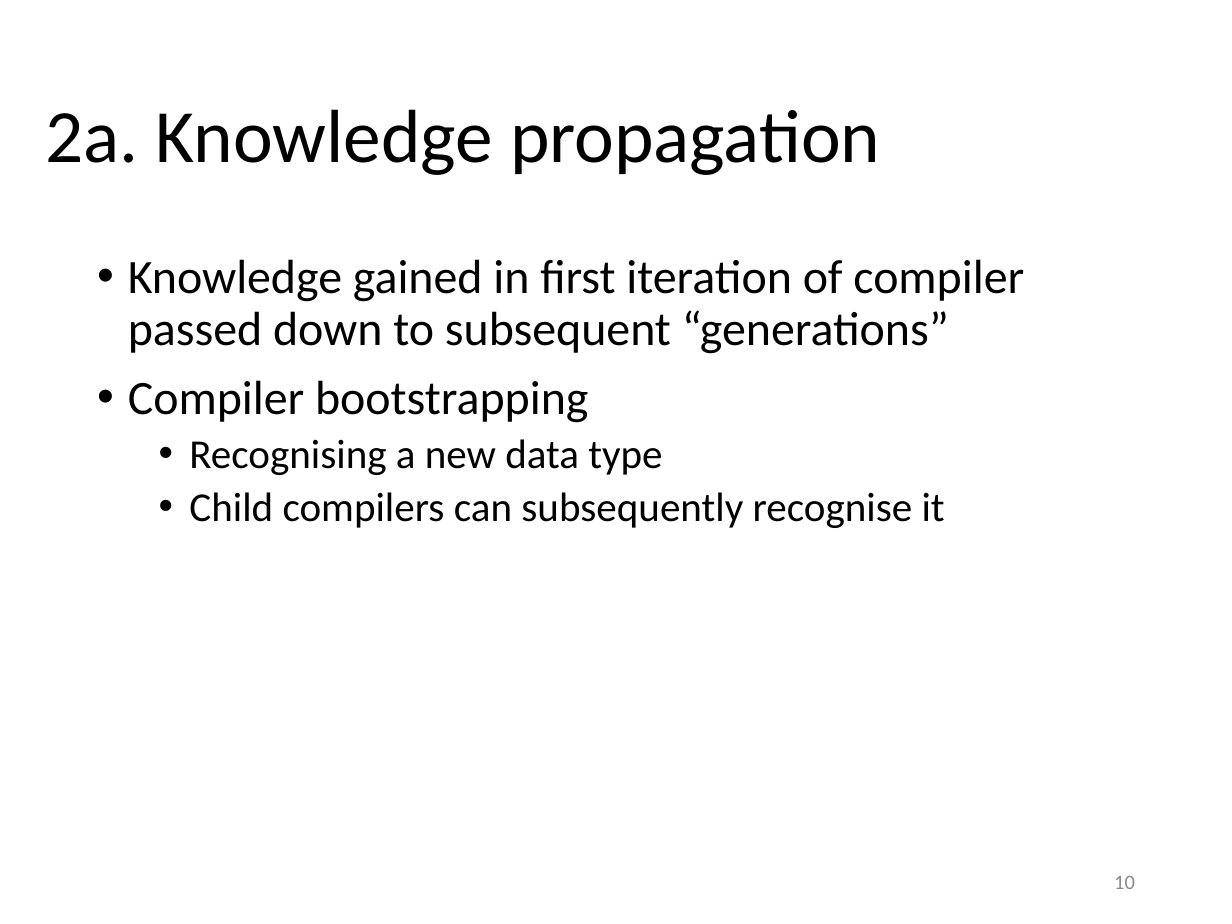
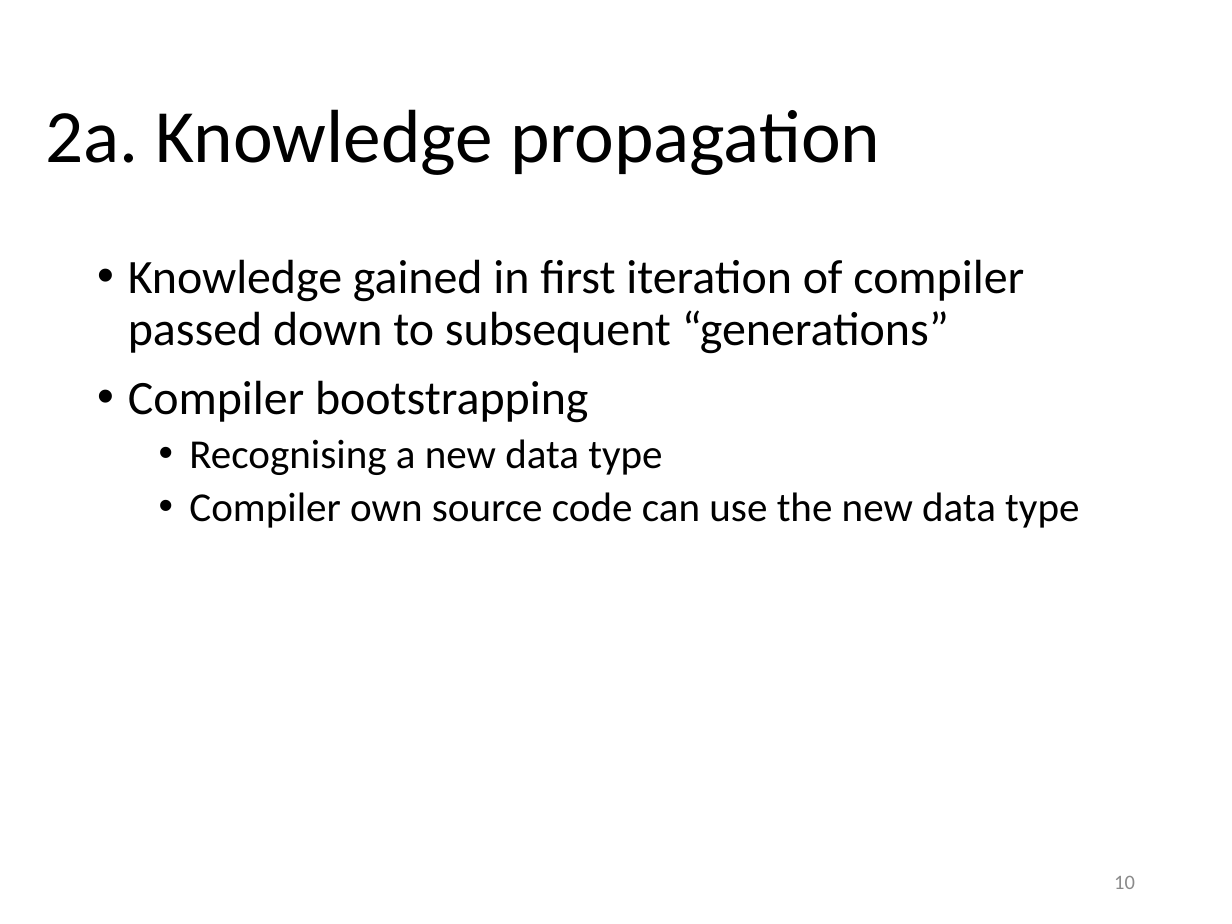
Before and after one commit to yeokm1/reflections-on-trusting-trust, a slide deck: slide 10 of reflections-on-trusting-trust-slides.pptx. Drawn at 1232x924 pixels with LibreOffice and Linux fonts; fonts in the diff are those of the drawing. Boxes give left, top, right and bottom in pixels: in the first picture for what was removed or moved away, otherwise in the second. Text is boxed around its words. In the diff, an @@ line names an element or a change of style, - is before the commit and + after.

Commit message:
adjust text to refer to compiler bootstrapping instead

```diff
--- a/reflections-on-trusting-trust-slides.pptx
+++ b/reflections-on-trusting-trust-slides.pptx
@@ text at bbox=[189, 492, 1079, 528]: text changed @@
-  • Child compilers can subsequently recognise it
+  • Compiler own source code can use the new data type
```
Also in this commit, not shown: 1 other slide changed.
